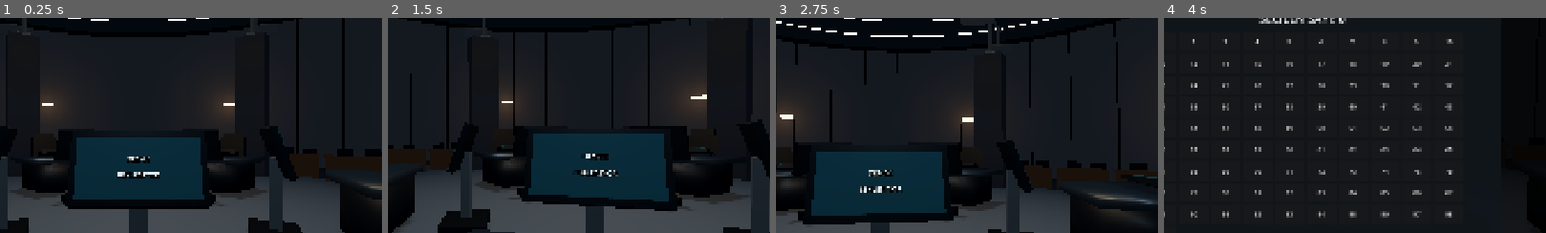
Above: before the commit, frames 1-4 (left to right).
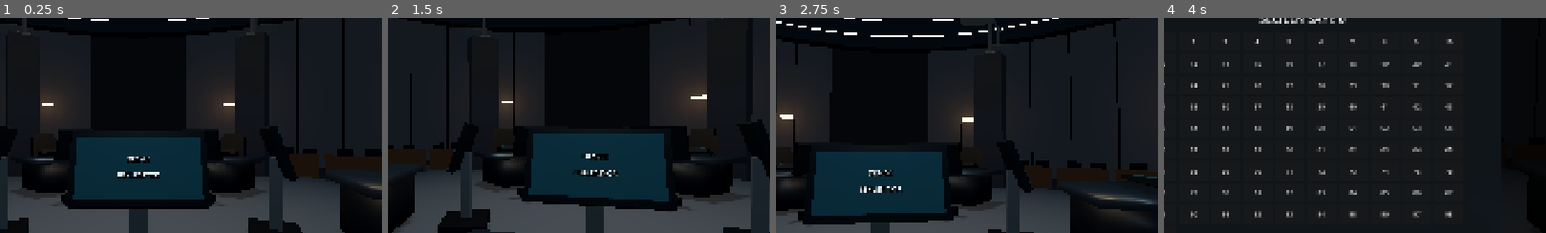
Above: after the commit, the same moments.

Repository: SerkanAydin06/DENGE
Game: Godot game, scene res://scenes/game_room.tscn
The game is run twice, just before and just after one commit, with the same random seed, the same clock (stepped at 60 frames per second) and the same inputs.
Inputs (mouse positions are % of the whole screen's width and height, from its top left):
- Up to frame 1 (0.25 s): no input
- Up to frame 2 (1.5 s): tap Enter at 0.5 s; move the mouse to (55, 50) at 0.52 s; tap E at 0.6, 1.35 s; click (55, 50) at 0.67 s; tap Space at 1.25 s; move the mouse to (45, 50) at 1.27 s; click (45, 50) at 1.42 s
- Up to frame 3 (2.75 s): tap Enter at 2 s; move the mouse to (52, 48) at 2.02 s; tap E at 2.1 s; click (52, 48) at 2.17 s
- Up to frame 4 (4 s): tap Space at 2.75 s; move the mouse to (49, 52) at 2.77 s; tap E at 2.85 s; click (49, 52) at 2.92 s; click "0" at 3.5 s
The pictures show only the part of the screen within x 32-82%, y 23-73%; the shares and areas given below are measured in that part.

The runs differ from the first frame. In frame 1, less than 0.1% of the frame differs, in the area x 33-39%, y 8-10%; in frame 2, 0.1%, in the area x 41-66%, y 3-8%; in frame 3, less than 0.1%; in frame 4, less than 0.1%.

Commit message:
Open symmetric rear entrance through concrete wall and gallery

Diff:
--- a/scenes/room_shell.tscn
+++ b/scenes/room_shell.tscn
@@ -1002,48 +1002,6 @@
 position = Vector3(4.90215, 4.85, -16.69518)
 rotation_degrees = Vector3(0, 163.63636363636365, 0)
 
-[node name="Joint_20" type="MeshInstance3D" parent="WallPanels"]
-mesh = SubResource("b_WallSeam")
-material_override = ExtResource("m_dark_metal")
-position = Vector3(3.65187, 4.85, -16.78738)
-rotation_degrees = Vector3(0, 167.72727272727275, 0)
-
-[node name="Wall_21" type="MeshInstance3D" parent="WallPanels"]
-mesh = SubResource("b_WallSegment")
-material_override = ExtResource("m_concrete")
-position = Vector3(2.47628, 4.85, -17.22289)
-rotation_degrees = Vector3(0, 171.81818181818184, 0)
-
-[node name="Joint_21" type="MeshInstance3D" parent="WallPanels"]
-mesh = SubResource("b_WallSeam")
-material_override = ExtResource("m_dark_metal")
-position = Vector3(1.22561, 4.85, -17.13623)
-rotation_degrees = Vector3(0, 175.9090909090909, 0)
-
-[node name="Wall_22" type="MeshInstance3D" parent="WallPanels"]
-mesh = SubResource("b_WallSegment")
-material_override = ExtResource("m_concrete")
-position = Vector3(0, 4.85, -17.4)
-rotation_degrees = Vector3(0, 179.99999999999997, 0)
-
-[node name="Joint_22" type="MeshInstance3D" parent="WallPanels"]
-mesh = SubResource("b_WallSeam")
-material_override = ExtResource("m_dark_metal")
-position = Vector3(-1.22561, 4.85, -17.13623)
-rotation_degrees = Vector3(0, 184.09090909090907, 0)
-
-[node name="Wall_23" type="MeshInstance3D" parent="WallPanels"]
-mesh = SubResource("b_WallSegment")
-material_override = ExtResource("m_concrete")
-position = Vector3(-2.47628, 4.85, -17.22289)
-rotation_degrees = Vector3(0, 188.1818181818182, 0)
-
-[node name="Joint_23" type="MeshInstance3D" parent="WallPanels"]
-mesh = SubResource("b_WallSeam")
-material_override = ExtResource("m_dark_metal")
-position = Vector3(-3.65187, 4.85, -16.78738)
-rotation_degrees = Vector3(0, 192.27272727272725, 0)
-
 [node name="Wall_24" type="MeshInstance3D" parent="WallPanels"]
 mesh = SubResource("b_WallSegment")
 material_override = ExtResource("m_concrete")
@@ -1856,142 +1814,6 @@
 position = Vector3(0.5, 0.68, 0.72)
 
 [node name="Back_Right" type="MeshInstance3D" parent="Gallery/GallerySection_13"]
-mesh = SubResource("b_GalleryBack")
-material_override = ExtResource("m_leather")
-position = Vector3(0.5, 1.06, 0.97)
-
-[node name="GallerySection_14" type="Node3D" parent="Gallery"]
-position = Vector3(3.42536, 0, -11.2919)
-rotation_degrees = Vector3(0, 163.125, 0)
-
-[node name="WoodFront" type="MeshInstance3D" parent="Gallery/GallerySection_14"]
-mesh = SubResource("b_GalleryRail")
-material_override = ExtResource("m_wood")
-position = Vector3(0, 0.54, 0)
-
-[node name="WoodTop" type="MeshInstance3D" parent="Gallery/GallerySection_14"]
-mesh = SubResource("b_GalleryTop")
-material_override = ExtResource("m_wood")
-position = Vector3(0, 1.1, 0)
-
-[node name="Seat_Left" type="MeshInstance3D" parent="Gallery/GallerySection_14"]
-mesh = SubResource("b_GallerySeat")
-material_override = ExtResource("m_leather")
-position = Vector3(-0.5, 0.68, 0.72)
-
-[node name="Back_Left" type="MeshInstance3D" parent="Gallery/GallerySection_14"]
-mesh = SubResource("b_GalleryBack")
-material_override = ExtResource("m_leather")
-position = Vector3(-0.5, 1.06, 0.97)
-
-[node name="Seat_Right" type="MeshInstance3D" parent="Gallery/GallerySection_14"]
-mesh = SubResource("b_GallerySeat")
-material_override = ExtResource("m_leather")
-position = Vector3(0.5, 0.68, 0.72)
-
-[node name="Back_Right" type="MeshInstance3D" parent="Gallery/GallerySection_14"]
-mesh = SubResource("b_GalleryBack")
-material_override = ExtResource("m_leather")
-position = Vector3(0.5, 1.06, 0.97)
-
-[node name="GallerySection_15" type="Node3D" parent="Gallery"]
-position = Vector3(1.1566, 0, -11.74318)
-rotation_degrees = Vector3(0, 174.375, 0)
-
-[node name="WoodFront" type="MeshInstance3D" parent="Gallery/GallerySection_15"]
-mesh = SubResource("b_GalleryRail")
-material_override = ExtResource("m_wood")
-position = Vector3(0, 0.54, 0)
-
-[node name="WoodTop" type="MeshInstance3D" parent="Gallery/GallerySection_15"]
-mesh = SubResource("b_GalleryTop")
-material_override = ExtResource("m_wood")
-position = Vector3(0, 1.1, 0)
-
-[node name="Seat_Left" type="MeshInstance3D" parent="Gallery/GallerySection_15"]
-mesh = SubResource("b_GallerySeat")
-material_override = ExtResource("m_leather")
-position = Vector3(-0.5, 0.68, 0.72)
-
-[node name="Back_Left" type="MeshInstance3D" parent="Gallery/GallerySection_15"]
-mesh = SubResource("b_GalleryBack")
-material_override = ExtResource("m_leather")
-position = Vector3(-0.5, 1.06, 0.97)
-
-[node name="Seat_Right" type="MeshInstance3D" parent="Gallery/GallerySection_15"]
-mesh = SubResource("b_GallerySeat")
-material_override = ExtResource("m_leather")
-position = Vector3(0.5, 0.68, 0.72)
-
-[node name="Back_Right" type="MeshInstance3D" parent="Gallery/GallerySection_15"]
-mesh = SubResource("b_GalleryBack")
-material_override = ExtResource("m_leather")
-position = Vector3(0.5, 1.06, 0.97)
-
-[node name="GallerySection_16" type="Node3D" parent="Gallery"]
-position = Vector3(-1.1566, 0, -11.74318)
-rotation_degrees = Vector3(0, 185.62500000000003, 0)
-
-[node name="WoodFront" type="MeshInstance3D" parent="Gallery/GallerySection_16"]
-mesh = SubResource("b_GalleryRail")
-material_override = ExtResource("m_wood")
-position = Vector3(0, 0.54, 0)
-
-[node name="WoodTop" type="MeshInstance3D" parent="Gallery/GallerySection_16"]
-mesh = SubResource("b_GalleryTop")
-material_override = ExtResource("m_wood")
-position = Vector3(0, 1.1, 0)
-
-[node name="Seat_Left" type="MeshInstance3D" parent="Gallery/GallerySection_16"]
-mesh = SubResource("b_GallerySeat")
-material_override = ExtResource("m_leather")
-position = Vector3(-0.5, 0.68, 0.72)
-
-[node name="Back_Left" type="MeshInstance3D" parent="Gallery/GallerySection_16"]
-mesh = SubResource("b_GalleryBack")
-material_override = ExtResource("m_leather")
-position = Vector3(-0.5, 1.06, 0.97)
-
-[node name="Seat_Right" type="MeshInstance3D" parent="Gallery/GallerySection_16"]
-mesh = SubResource("b_GallerySeat")
-material_override = ExtResource("m_leather")
-position = Vector3(0.5, 0.68, 0.72)
-
-[node name="Back_Right" type="MeshInstance3D" parent="Gallery/GallerySection_16"]
-mesh = SubResource("b_GalleryBack")
-material_override = ExtResource("m_leather")
-position = Vector3(0.5, 1.06, 0.97)
-
-[node name="GallerySection_17" type="Node3D" parent="Gallery"]
-position = Vector3(-3.42536, 0, -11.2919)
-rotation_degrees = Vector3(0, 196.875, 0)
-
-[node name="WoodFront" type="MeshInstance3D" parent="Gallery/GallerySection_17"]
-mesh = SubResource("b_GalleryRail")
-material_override = ExtResource("m_wood")
-position = Vector3(0, 0.54, 0)
-
-[node name="WoodTop" type="MeshInstance3D" parent="Gallery/GallerySection_17"]
-mesh = SubResource("b_GalleryTop")
-material_override = ExtResource("m_wood")
-position = Vector3(0, 1.1, 0)
-
-[node name="Seat_Left" type="MeshInstance3D" parent="Gallery/GallerySection_17"]
-mesh = SubResource("b_GallerySeat")
-material_override = ExtResource("m_leather")
-position = Vector3(-0.5, 0.68, 0.72)
-
-[node name="Back_Left" type="MeshInstance3D" parent="Gallery/GallerySection_17"]
-mesh = SubResource("b_GalleryBack")
-material_override = ExtResource("m_leather")
-position = Vector3(-0.5, 1.06, 0.97)
-
-[node name="Seat_Right" type="MeshInstance3D" parent="Gallery/GallerySection_17"]
-mesh = SubResource("b_GallerySeat")
-material_override = ExtResource("m_leather")
-position = Vector3(0.5, 0.68, 0.72)
-
-[node name="Back_Right" type="MeshInstance3D" parent="Gallery/GallerySection_17"]
 mesh = SubResource("b_GalleryBack")
 material_override = ExtResource("m_leather")
 position = Vector3(0.5, 1.06, 0.97)
